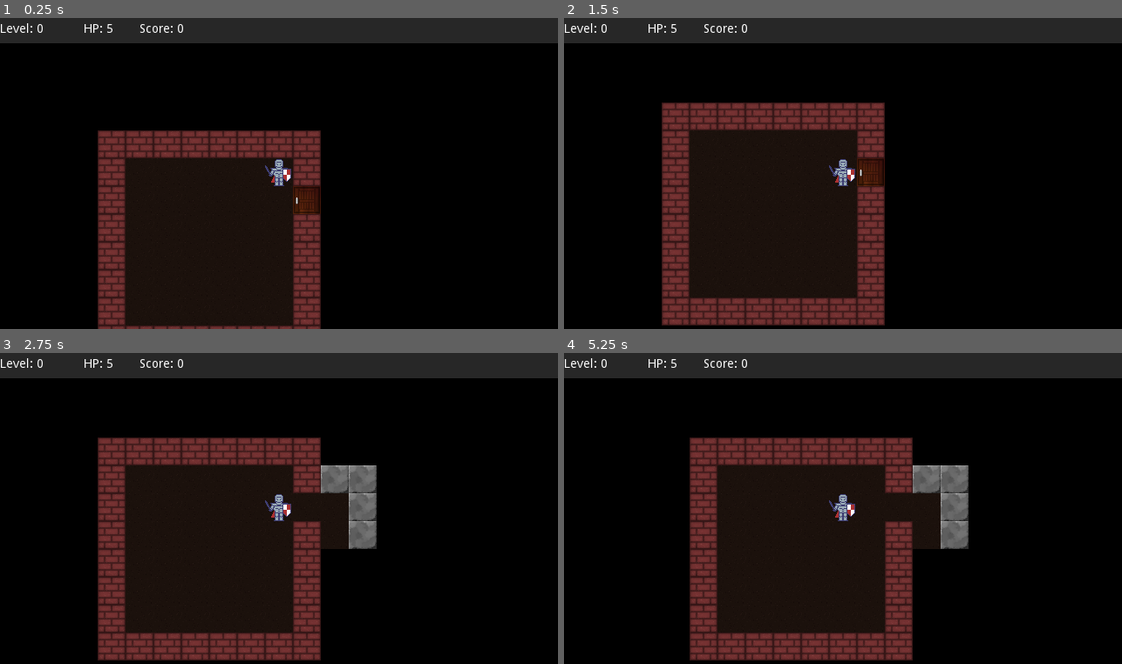
Above: before the commit, frames 1-4 (two rows, left to right).
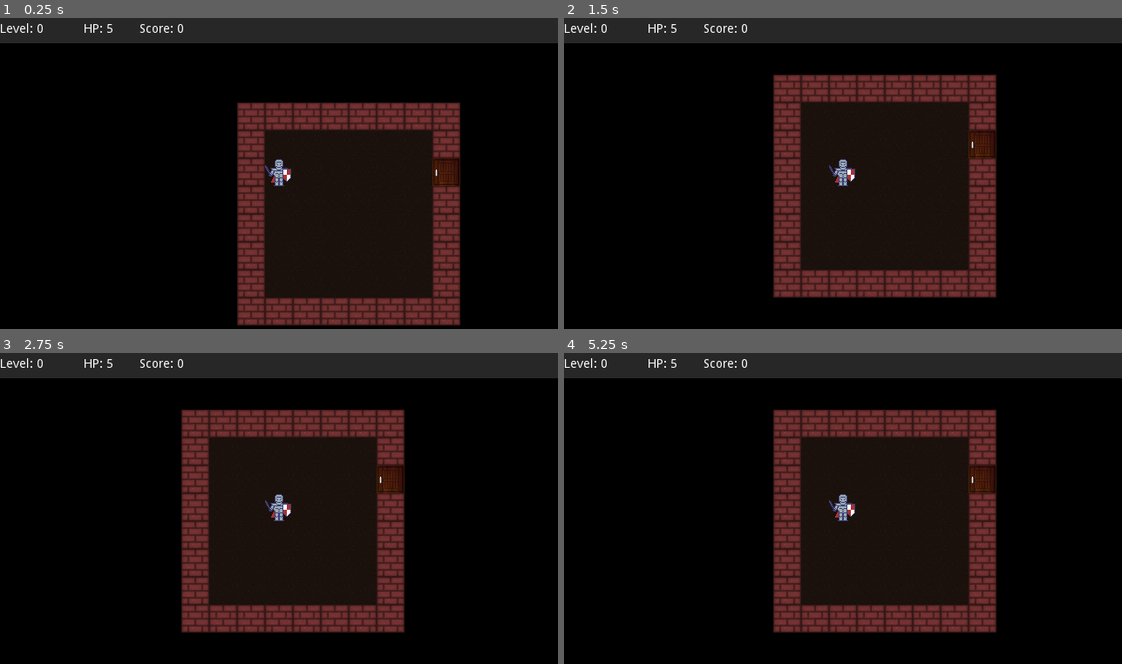
Above: after the commit, the same moments.

Repository: PiotrDawidziuk/rouge1
Game: Godot game, scene res://Game.tscn
Same seed, same stepped clock (60 frames per second), same inputs: the game is played once before the commit and once after it.
Inputs:
- Up to frame 1 (0.25 s): no input
- Up to frame 2 (1.5 s): tap Enter at 0.5 s; hold Right (Right) 0.53-1.28 s; tap Space at 1.25 s; hold Down (Down) from 1.28 s (still down)
- Up to frame 3 (2.75 s): tap Enter at 2 s; release Down (Down) at 2.03 s; hold Right (Right) from 2.03 s (still down)
- Up to frame 4 (5.25 s): tap Space at 2.75, 4.25 s; release Right (Right) at 2.78 s; hold Up (Up) 2.78-3.53 s; tap Enter at 3.5 s; hold Left (Left) 3.53-5.03 s; hold Down (Down) from 5.03 s (still down)

The runs differ from the first frame. In frame 1, 41% of the frame differs, in the area x 17-83%, y 27-100%; in frame 2, 39%; in frame 3, 32%; in frame 4, 32%.

Commit message:
enemies drop items, player heals, gets poisoned or blind

Diff:
--- /dev/null
+++ b/Can.tscn
@@ -0,0 +1,10 @@
+[gd_scene load_steps=2 format=2]
+
+[ext_resource path="res://Art/cans.png" type="Texture" id=1]
+
+[node name="Can" type="Sprite"]
+visible = false
+position = Vector2( 224, 256 )
+texture = ExtResource( 1 )
+centered = false
+hframes = 3
--- a/Game.gd
+++ b/Game.gd
@@ -12,6 +12,7 @@
 
 const LEVEL_ROOM_COUNTS = [5,7,9,12,15]
 const LEVEL_ENEMY_COUNTS = [5,8,12,18,26]
+const LEVEL_ITEM_COUNTS = [2,4,6,8,10]
 const MIN_ROOM_DIMENSION = 5
 const MAX_ROOM_DIMENSION = 8
 const PLAYER_START_HP = 5
@@ -19,6 +20,26 @@
 enum Tile{Wall, Door, Floor, Ladder, Stone}
 
 const EnemyScene = preload("res://Enemy.tscn")
+const CanScene = preload("res://Can.tscn")
+const PaperScene = preload("res://Paper.tscn")
+
+const CAN_FUNCTIONS = ["blind", "heal", "poison"]
+
+class Item extends Reference:
+	var sprite_node
+	var tile
+	var is_paper
+
+	func _init(game, x, y, is_paper):
+		self.is_paper = is_paper
+		tile = Vector2(x,y)
+		sprite_node = PaperScene.instance() if is_paper else CanScene.instance()
+		sprite_node.frame = randi() % sprite_node.hframes
+		sprite_node.offset = Vector2(randi() % 12 - 6, randi() % 12 - 6)
+		game.add_child(sprite_node)
+
+	func remove():
+		sprite_node.queue_free()
 
 class Enemy extends Reference:
 	var sprite_node
@@ -49,6 +70,14 @@
 			dead = true
 			game.score += 10 * full_hp
 
+			# Drop paper
+			for i in range(randi() % (full_hp)):
+				game.items.append(Item.new(game, tile.x, tile.y, true))
+
+			# Drop cans
+			for i in range(randi() % 3):
+				game.items.append(Item.new(game, tile.x, tile.y, false))
+
 	func act(game):
 		if !sprite_node.visible:
 			return
@@ -79,6 +108,9 @@
 var rooms = []
 var level_size
 var enemies = []
+var items = []
+var can_types
+
 
 # Node refs ----------------------------
 
@@ -92,6 +124,9 @@
 var score = 0
 var enemy_pathfinding
 var player_hp = PLAYER_START_HP
+var blind_turns = 0
+var healing_turns = 0
+var poison_turns = 0
 
 
 func _ready():
@@ -132,6 +167,7 @@
 					break
 			if !blocked:
 				player_tile = Vector2(x,y)
+				pickup_items()
 
 		Tile.Door:
 			set_tile(x,y,Tile.Floor)
@@ -148,7 +184,52 @@
 	for enemy in enemies:
 		enemy.act(self)
 
+	if blind_turns > 0:
+		blind_turns -= 1
+		if blind_turns == 0:
+			$CanvasLayer/Blindness.visible = false
+			$Player/Blindness.visible = false
+
+	if poison_turns > 0:
+		poison_turns -= 1
+		damage_player(1)
+		if poison_turns == 0:
+			$CanvasLayer/Poisoned.visible = false
+
+	if healing_turns > 0:
+		healing_turns -= 1
+		player_hp += 2
+		if healing_turns == 0:
+			$CanvasLayer/Healing.visible = false
+
 	call_deferred("update_visuals")
+
+func pickup_items():
+	var remove_queue = []
+	for item in items:
+		if item.tile == player_tile:
+			if item.is_paper:
+				player_hp += 2
+				score += 1
+			else:
+				call(can_types[item.sprite_node.frame])
+			item.remove()
+			remove_queue.append(item)
+
+	for item in remove_queue:
+		items.erase(item)
+func blind():
+	blind_turns = 10
+	$CanvasLayer/Blindness.visible = true
+	$Player/Blindness.visible = true
+
+func heal():
+	healing_turns = 3
+	$CanvasLayer/Healing.visible = true
+
+func poison():
+	poison_turns = 3
+	$CanvasLayer/Poisoned.visible = true
 
 
 func build_level():
@@ -162,7 +243,14 @@
 		enemy.remove()
 	enemies.clear()
 
+	for item in items:
+		item.remove()
+	items.clear()
+
 	enemy_pathfinding = AStar.new()
+
+	can_types = CAN_FUNCTIONS.duplicate()
+	can_types.shuffle()
 
 	level_size = LEVEL_SIZES[level_num]
 	for x in range(level_size.x):
@@ -204,8 +292,16 @@
 		if !blocked:
 			var enemy = Enemy.new(self, randi() % 2, x, y)
 			enemies.append(enemy)
+
+
+	# place items
+	var num_items = LEVEL_ITEM_COUNTS[level_num]
+	for i in range(num_items):
+		var room = rooms[randi() % (rooms.size())]
+		var x = room.position.x + 1 + randi() % int(room.size.x - 2)
+		var y = room.position.y + 1 + randi() % int(room.size.y - 2)
+		items.append(Item.new(self, x, y, randi() % 2 == 0))
 	call_deferred("update_visuals")
-
 	# place ladder
 
 	var end_room = rooms.back()
@@ -257,6 +353,14 @@
 			if !occlusion:
 				enemy.sprite_node.visible = true
 
+	for item in items:
+		item.sprite_node.position = item.tile * TILE_SIZE
+		if !item.sprite_node.visible:
+			var item_center = tile_to_pixel_center(item.tile.x, item.tile.y)
+			var occlusion = space_state.intersect_ray(player_center, item_center)
+			if !occlusion:
+				item.sprite_node.visible = true
+
 
 	$CanvasLayer/HP.text = "HP: " + str(player_hp)
 	$CanvasLayer/Score.text = "Score: " + str(score)
--- a/Game.tscn
+++ b/Game.tscn
@@ -8,6 +8,7 @@
 [ext_resource path="res://Art/stone.png" type="Texture" id=6]
 [ext_resource path="res://Art/player.png" type="Texture" id=7]
 [ext_resource path="res://Art/black.png" type="Texture" id=8]
+[ext_resource path="res://Art/light.png" type="Texture" id=9]
 
 [sub_resource type="ConvexPolygonShape2D" id=1]
 points = PoolVector2Array( 0, 0, 32, 0, 32, 32, 0, 32 )
@@ -153,9 +154,16 @@
 drag_margin_right = 0.0
 drag_margin_bottom = 0.0
 
+[node name="Blindness" type="Light2D" parent="Player"]
+visible = false
+position = Vector2( 16, 16 )
+texture = ExtResource( 9 )
+mode = 3
+
 [node name="CanvasLayer" type="CanvasLayer" parent="."]
 
 [node name="ColorRect" type="ColorRect" parent="CanvasLayer"]
+light_mask = 0
 margin_left = -32.0
 margin_right = 640.0
 margin_bottom = 32.0
@@ -165,6 +173,7 @@
 }
 
 [node name="Level" type="Label" parent="CanvasLayer"]
+light_mask = 0
 margin_right = 40.0
 margin_bottom = 32.0
 text = "Level:"
@@ -174,6 +183,7 @@
 }
 
 [node name="HP" type="Label" parent="CanvasLayer"]
+light_mask = 0
 margin_left = 96.0
 margin_right = 136.0
 margin_bottom = 32.0
@@ -184,6 +194,7 @@
 }
 
 [node name="Score" type="Label" parent="CanvasLayer"]
+light_mask = 0
 margin_left = 160.0
 margin_right = 203.0
 margin_bottom = 32.0
@@ -193,8 +204,48 @@
 "_edit_use_anchors_": false
 }
 
+[node name="Healing" type="Label" parent="CanvasLayer"]
+visible = false
+light_mask = 0
+margin_left = 160.0
+margin_top = 320.0
+margin_right = 208.0
+margin_bottom = 352.0
+text = "Healing"
+valign = 1
+__meta__ = {
+"_edit_use_anchors_": false
+}
+
+[node name="Poisoned" type="Label" parent="CanvasLayer"]
+visible = false
+light_mask = 0
+margin_left = 256.0
+margin_top = 320.0
+margin_right = 315.0
+margin_bottom = 352.0
+text = "Poisoned"
+valign = 1
+__meta__ = {
+"_edit_use_anchors_": false
+}
+
+[node name="Blindness" type="Label" parent="CanvasLayer"]
+visible = false
+light_mask = 0
+margin_left = 352.0
+margin_top = 320.0
+margin_right = 415.0
+margin_bottom = 352.0
+text = "Blindness"
+valign = 1
+__meta__ = {
+"_edit_use_anchors_": false
+}
+
 [node name="Win" type="ColorRect" parent="CanvasLayer"]
 visible = false
+light_mask = 0
 margin_left = -32.0
 margin_top = -32.0
 margin_right = 640.0
@@ -205,6 +256,7 @@
 }
 
 [node name="WinLabel" type="Label" parent="CanvasLayer/Win"]
+light_mask = 0
 margin_left = 224.0
 margin_top = 160.0
 margin_right = 448.0
@@ -216,6 +268,7 @@
 }
 
 [node name="Button" type="Button" parent="CanvasLayer/Win"]
+light_mask = 0
 margin_left = 256.0
 margin_top = 192.0
 margin_right = 416.0
@@ -224,6 +277,7 @@
 
 [node name="Lose" type="ColorRect" parent="CanvasLayer"]
 visible = false
+light_mask = 0
 margin_left = -32.0
 margin_top = -32.0
 margin_right = 640.0
@@ -234,6 +288,7 @@
 }
 
 [node name="Label" type="Label" parent="CanvasLayer/Lose"]
+light_mask = 0
 margin_left = 224.0
 margin_top = 160.0
 margin_right = 448.0
@@ -245,6 +300,7 @@
 }
 
 [node name="Button" type="Button" parent="CanvasLayer/Lose"]
+light_mask = 0
 margin_left = 256.0
 margin_top = 192.0
 margin_right = 416.0
--- /dev/null
+++ b/Paper.tscn
@@ -0,0 +1,9 @@
+[gd_scene load_steps=2 format=2]
+
+[ext_resource path="res://Art/paper.png" type="Texture" id=1]
+
+[node name="Paper" type="Sprite"]
+visible = false
+position = Vector2( 288, 224 )
+texture = ExtResource( 1 )
+centered = false
Not shown: 1 places in Game.tscn that only renumber resources
